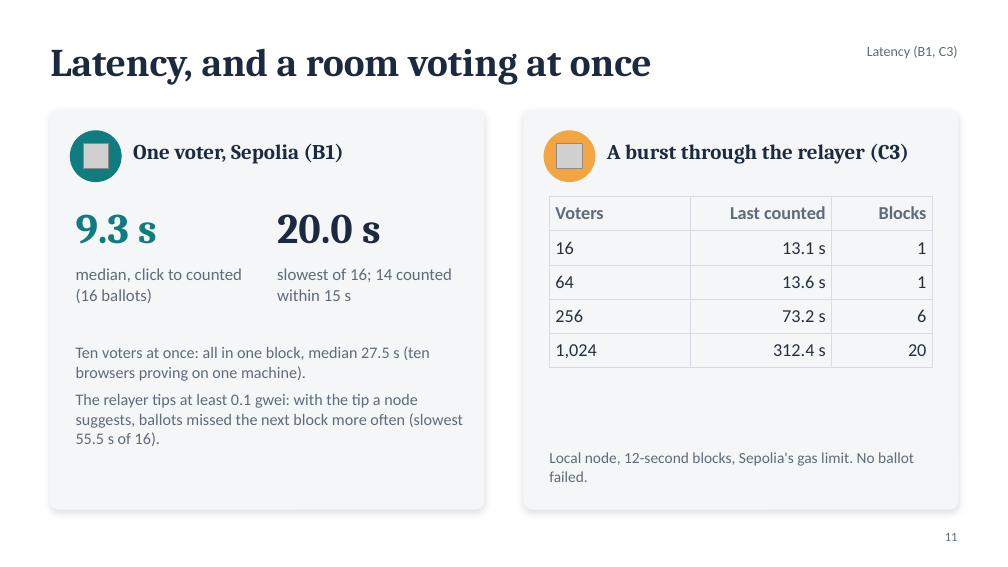
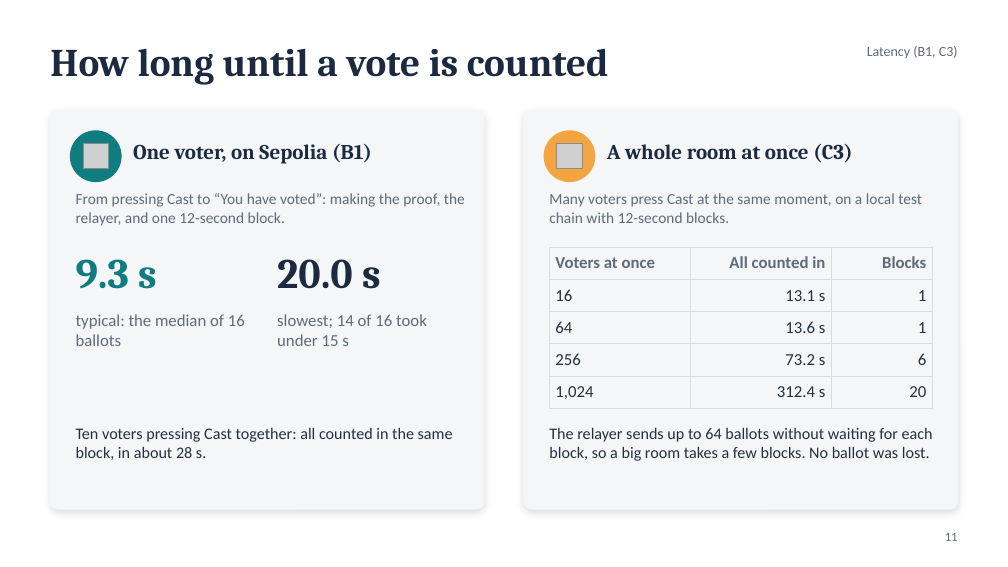
Before and after one commit to Chaitanya-Keyal/decentralized-voting-system, a slide deck: slide 11 of reports/eval2-slides.pptx. Drawn at 1008x567 pixels with LibreOffice and Linux fonts; fonts in the diff are those of the drawing; grey boxes stand for pictures. Boxes give left, top, right and bottom in pixels: in the first picture for what was removed or moved away, otherwise in the second. Text is boxed around its words. In the diff, an @@ line names an element or a change of style, - is before the commit and + after.

```diff
--- a/reports/eval2-slides.pptx
+++ b/reports/eval2-slides.pptx
@@ text at (x1=50, y1=48, x2=609, y2=85): text changed @@
-Latency, and a room voting at once
+How long until a vote is counted
@@ text at (x1=133, y1=144, x2=372, y2=164): text changed @@
-One voter, Sepolia (B1)
+One voter, on Sepolia (B1)
@@ text at (x1=607, y1=144, x2=852, y2=163): text changed @@
-A burst through the relayer (C3)
+A whole room at once (C3)
@@ text added at (x1=76, y1=193, x2=465, y2=226), 11 pt, text #5E6B7A @@
+From pressing Cast to “You have voted”: making the proof, the relayer, and one 12-second block.
@@ text added at (x1=549, y1=193, x2=922, y2=223), 11 pt, text #5E6B7A @@
+Many voters press Cast at the same moment, on a local test chain with 12-second blocks.
@@ text "9.3 s" moved from (x1=76, y1=214, x2=157, y2=244) to (x1=76, y1=259, x2=157, y2=289) @@
@@ text "20.0 s" moved from (x1=277, y1=214, x2=381, y2=244) to (x1=277, y1=259, x2=381, y2=289) @@
@@ table at (x1=549, y1=247, x2=932, y2=403) @@
-row 1, column 1: Voters
+row 1, column 1: Voters at once
-row 1, column 2: Last counted
+row 1, column 2: All counted in
@@ size 13 to 12 pt in "Blocks", "16", "13.1 s", "1" and 9 more places @@
@@ table resized from (x1=549, y1=197, x2=932, y2=362) to (x1=549, y1=247, x2=932, y2=403) @@
@@ text at (x1=76, y1=314, x2=245, y2=346): text changed @@
-median, click to counted (16 ballots)
+typical: the median of 16 ballots
@@ text at (x1=277, y1=314, x2=427, y2=346): text changed @@
-slowest of 16; 14 counted within 15 s
+slowest; 14 of 16 took under 15 s
@@ text removed at (x1=76, y1=346, x2=463, y2=446) @@
-Ten voters at once: all in one block, median 27.5 s (ten browsers proving on one machine).
-The relayer tips at least 0.1 gwei: with the tip a node suggests, ballots missed the next block more often (slowest 55.5 s of 16).
@@ text added at (x1=76, y1=428, x2=453, y2=460), 11.5 pt, text #23303F @@
+Ten voters pressing Cast together: all counted in the same block, in about 28 s.
@@ text added at (x1=549, y1=428, x2=933, y2=461), 11.5 pt, text #23303F @@
+The relayer sends up to 64 ballots without waiting for each block, so a big room takes a few blocks. No ballot was lost.
@@ text removed at (x1=549, y1=452, x2=914, y2=482) @@
-Local node, 12-second blocks, Sepolia's gas limit. No ballot failed.
```
Also in this commit, not shown: 4 other slides changed, 1 slide removed, 5 other files.
